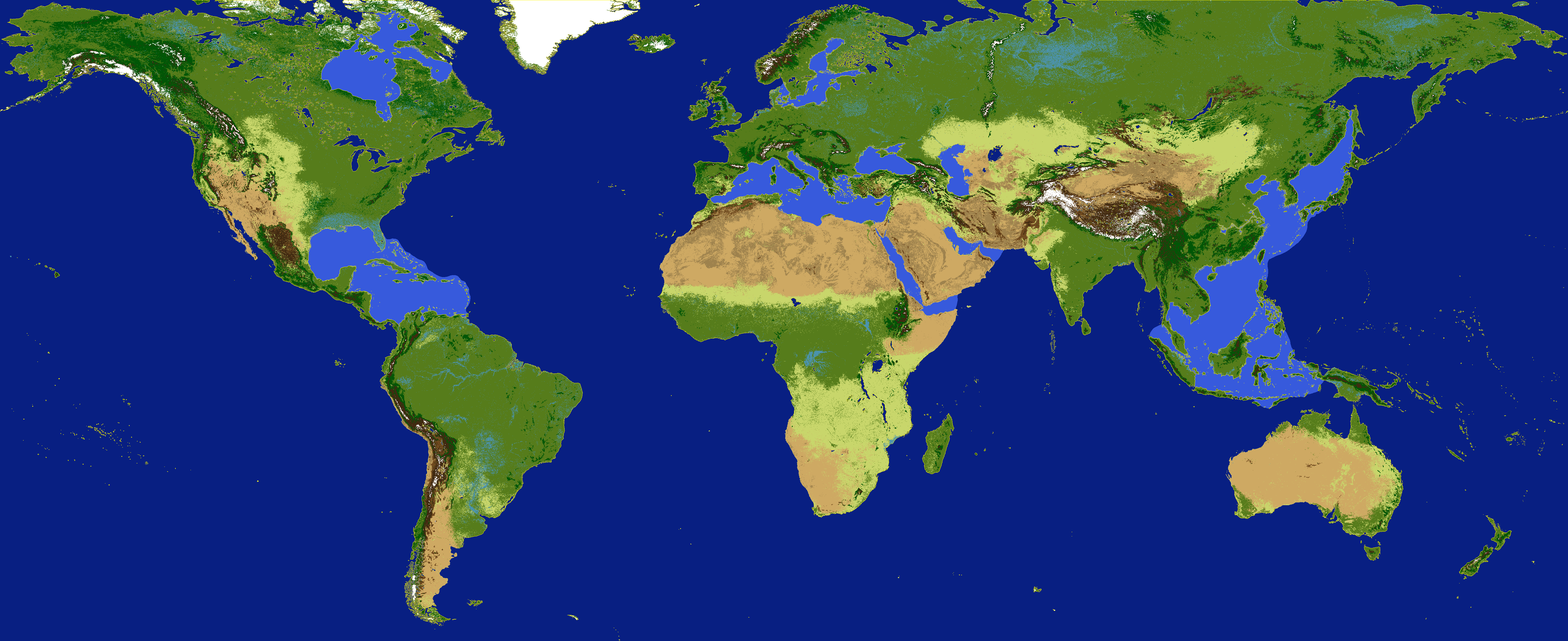
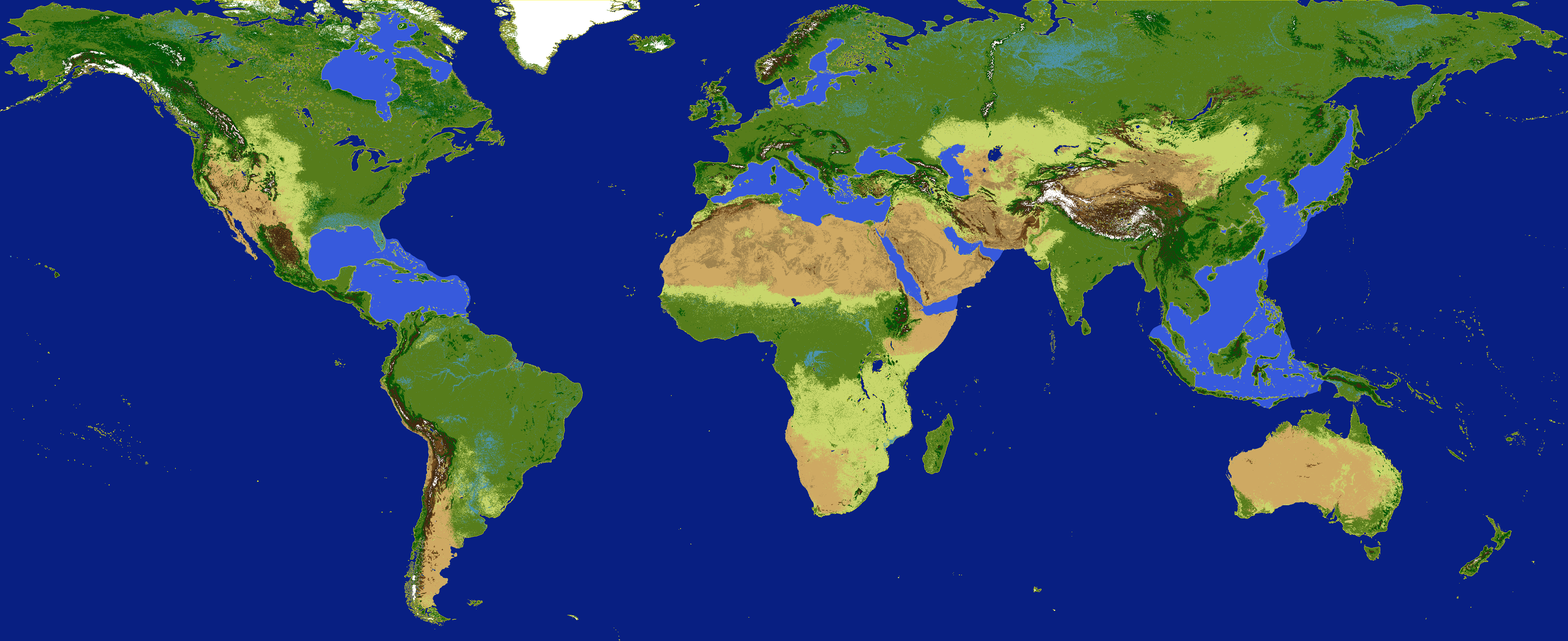
Layered file, before and after one edit (1568x641). Changes by layer:
removed layer "AUMC 7/25/20" over <box>876,363,944,477</box>
painted on "terrain.bmp" over <box>876,324,1091,477</box>
